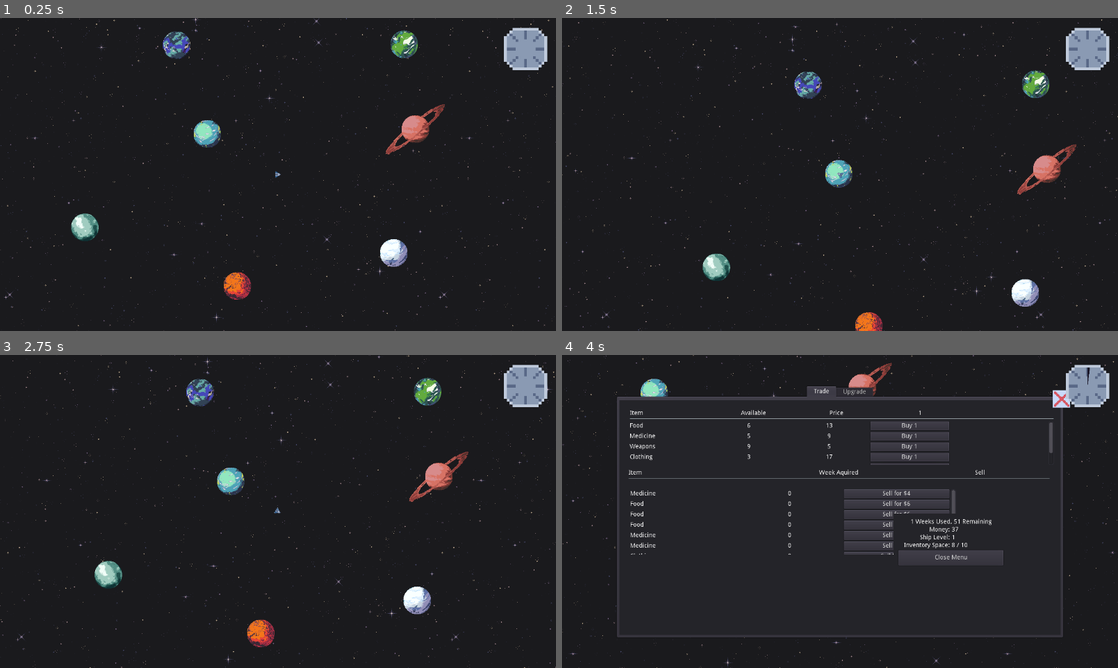
Above: before the commit, frames 1-4 (two rows, left to right).
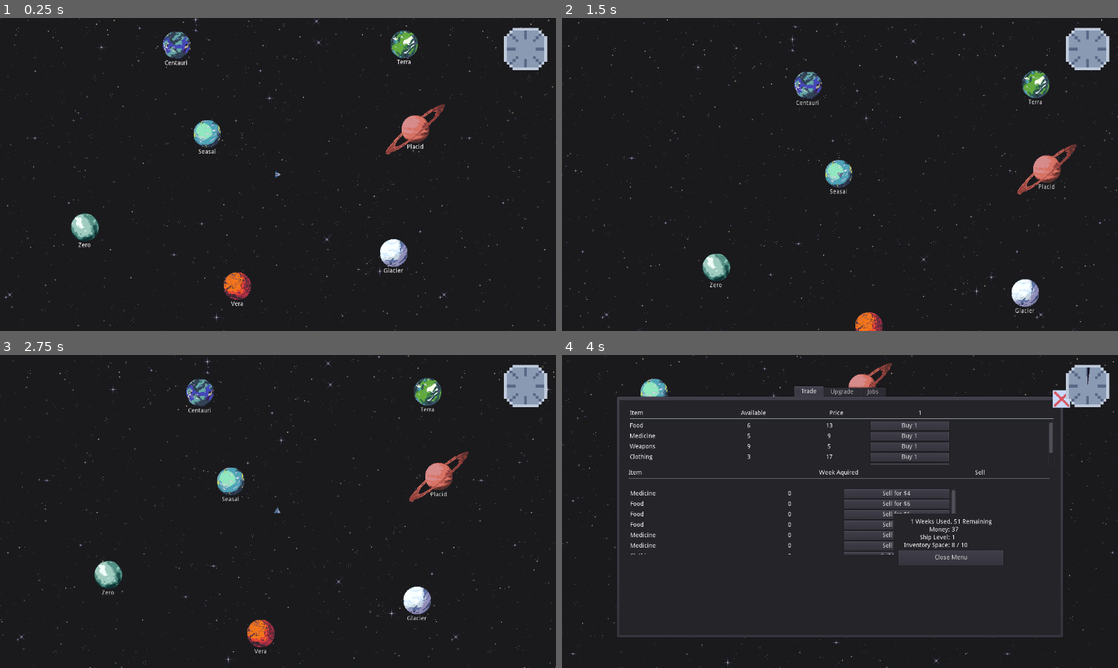
Above: after the commit, the same moments.

Repository: shadowhen/Star-Trader
Game: Godot game, scene res://World.tscn
Same seed, same stepped clock (60 frames per second), same inputs: the game is played once before the commit and once after it.
Inputs (mouse positions are in pixels of both pictures, inside the frame that each line leads up to):
- Up to frame 1 (0.25 s): no input
- Up to frame 2 (1.5 s): tap Enter at 0.5 s; move the mouse to (767, 133) at 0.52 s; press the mouse at (767, 133) at 0.53 s; hold Right (ui_right) 0.53-1.28 s; tap T (trade) at 0.8, 1.35 s; move the mouse to (1017, 71) at 1.27 s; release the mouse at (1017, 71) at 1.28 s; hold Down (ui_down) from 1.28 s (still down)
- Up to frame 3 (2.75 s): click (455, 408) at 1.55 s; tap Space at 2 s; move the mouse to (461, 630) at 2.02 s; release Down (ui_down) at 2.03 s; press the mouse at (461, 630) at 2.03 s; hold Right (ui_right) from 2.03 s (still down); tap T (trade) at 2.3 s
- Up to frame 4 (4 s): move the mouse to (817, 633) at 2.77 s; release Right (ui_right) at 2.78 s; release the mouse at (817, 633) at 2.78 s; hold Up (ui_up) 2.78-3.5 s; tap T (trade) at 2.85 s; click (817, 633) at 3.05 s; click "Buy 1" at 3.5 s

The runs differ from the first frame. In frame 1, 0.2% of the frame differs, in the area x 14-77%, y 13-92%; in frame 2, 0.1%; in frame 3, 0.2%; in frame 4, 0.2%, in the area x 41-59%, y 10-14%.

Commit message:
added missions and planet names

Diff:
--- a/Game.gd
+++ b/Game.gd
@@ -9,6 +9,7 @@
 
 export(int) var player_cash_balance = 100
 export(int) var weeks_left = 52
+export(PackedScene) var popup_template
 
 # These variables are used to upgrade the ship.
 onready var bullet_sprite = get_node("Player/Sprite")
@@ -18,6 +19,9 @@
 var player_tex2 = preload("res://player/player-ship-inventory-2.png")
 
 func _ready():
+	# Randomize seed for random generated jobs
+	randomize()
+
 	for planet in get_tree().get_nodes_in_group("planets"):
 		planet.connect("player_enter", self, "_on_Planet_player_enter")
 		planet.connect("player_exit", self, "_on_Planet_player_exit")
@@ -27,6 +31,28 @@
 			get_node("GUI/SharedUI/Tabs/Upgrade/Container/RightSide/VBoxContainer/Label").text = "Upgrade 1: Inventory +3. 300 monies. "
 		elif player_ship_level == 2:
 			get_node("GUI/SharedUI/Tabs/Upgrade/Container/RightSide/VBoxContainer/Label").text = "Upgrade 1: Inventory +5. 800 monies. "
+
+		# Randomize number of jobs for each planet
+		var num_jobs = randi() % 3
+		for i in range(num_jobs):
+			var reward = 10 + randi() % 41
+			var cargo_space = 1 + randi() % 10
+			var destination = randomize_planet(planet)
+			var created_job = Job.new(reward, cargo_space, destination)
+			planet.available_jobs.push_back(created_job)
+
+	PlayerData.connect("job_removed", self, "_on_PlayerData_job_removed")
+
+# Randomize planet that is not the origin
+func randomize_planet(origin):
+	var planets = get_tree().get_nodes_in_group("planets")
+
+	# Loop until we find a planet that is not the origin
+	while true:
+		# Randomly pick a planet
+		var temp = planets[randi() % len(planets)]
+		if temp != origin:
+			return temp
 
 func _process(delta):
 	if week_timer.is_stopped():
@@ -39,16 +65,25 @@
 	if event.is_action_pressed("trade") and game_state == GameState.DOCKED:
 		shared_ui.visible = not shared_ui.visible
 
-func _on_Planet_player_enter():
+func _on_Planet_player_enter(planet):
 	game_state = GameState.DOCKED
+
 	shared_ui.show()
-	shared_ui.update_info()
+	shared_ui.update_info(planet)
+
+	var complete_jobs = []
+	for job in PlayerData.job_log:
+		if job.destination == planet:
+			complete_jobs.push_back(job)
+	for job in complete_jobs:
+		PlayerData.remove_job(job)
+		job.queue_free()
 
 	# Pause the game timer
 	week_timer.paused = true
 	PlayerData.player_stats["TimeUsed"]["Value"] = clock.value
 
-func _on_Planet_player_exit():
+func _on_Planet_player_exit(planet):
 	game_state = GameState.TRAVEL
 	shared_ui.hide()
 
@@ -103,3 +138,12 @@
 # Declares the game to be game over
 func game_over():
 	print("All weeks are exhausted")
+
+func _on_PlayerData_job_removed(job):
+	var temp = popup_template.instance()
+	print(temp)
+
+	var desc = "Job Complete\nDeliver %s cargo to %s\nReward: %s monies"
+	var desc_args = [job.cargo_space, job.destination.planet_name, job.money_reward]
+	$GUI.add_child(temp)
+	temp.description.text = desc % desc_args
--- a/Singletons/PlayerData.gd
+++ b/Singletons/PlayerData.gd
@@ -1,7 +1,12 @@
 extends Node
+
+signal job_removed(job)
 
 var inv_data = {}
 var player_stats = {}
+
+var job_log = []
+var money setget set_money, get_money
 
 # Called when the node enters the scene tree for the first time.
 func _ready():
@@ -19,10 +24,13 @@
 	stats_data_file.close()
 	player_stats = stats_data_json.result
 
+func set_money(p_money) -> void:
+	PlayerData.player_stats["Money"]["Value"] = p_money
 
+func get_money() -> int:
+	return PlayerData.player_stats["Money"]["Value"]
 
-
-
-# Called every frame. 'delta' is the elapsed time since the previous frame.
-#func _process(delta):
-#	pass
+func remove_job(job : Job):
+	if job_log.has(job):
+		job_log.erase(job)
+		emit_signal("job_removed", job)
--- a/World.tscn
+++ b/World.tscn
@@ -13,9 +13,11 @@
 [ext_resource path="res://planets/art/dry_world.png" type="Texture" id=11]
 [ext_resource path="res://planets/art/strange_world.png" type="Texture" id=12]
 [ext_resource path="res://ui/clock/Clock.tscn" type="PackedScene" id=13]
+[ext_resource path="res://ui/jobs/CompleteJobPopup.tscn" type="PackedScene" id=14]
 
 [node name="World" type="Node2D"]
 script = ExtResource( 5 )
+popup_template = ExtResource( 14 )
 
 [node name="ParallaxBackground" type="ParallaxBackground" parent="."]
 
@@ -44,42 +46,67 @@
 
 [node name="Planet1" parent="Planets" instance=ExtResource( 4 )]
 position = Vector2( -163, -94 )
+planet_name = "Seasal"
 
 [node name="Planet2" parent="Planets" instance=ExtResource( 4 )]
 position = Vector2( 290, -300 )
+planet_name = "Terra"
 
 [node name="Sprite" parent="Planets/Planet2" index="0"]
 texture = ExtResource( 7 )
 
-[node name="Planet3" parent="Planets/Planet2" instance=ExtResource( 4 )]
-position = Vector2( -24, 480 )
+[node name="PlanetLabel" parent="Planets/Planet2" index="3"]
+text = "Terra"
 
-[node name="Sprite" parent="Planets/Planet2/Planet3" index="0"]
+[node name="Planet3" parent="Planets" instance=ExtResource( 4 )]
+position = Vector2( 266, 180 )
+planet_name = "Glacier"
+
+[node name="Sprite" parent="Planets/Planet3" index="0"]
 texture = ExtResource( 8 )
+
+[node name="PlanetLabel" parent="Planets/Planet3" index="3"]
+text = "Glacier"
 
 [node name="Planet4" parent="Planets" instance=ExtResource( 4 )]
 position = Vector2( -94, 256 )
+planet_name = "Vera"
 
 [node name="Sprite" parent="Planets/Planet4" index="0"]
 texture = ExtResource( 9 )
 
+[node name="PlanetLabel" parent="Planets/Planet4" index="3"]
+text = "Vera"
+
 [node name="Planet5" parent="Planets" instance=ExtResource( 4 )]
 position = Vector2( -234, -298 )
+planet_name = "Centauri"
 
 [node name="Sprite" parent="Planets/Planet5" index="0"]
 texture = ExtResource( 12 )
 
+[node name="PlanetLabel" parent="Planets/Planet5" index="3"]
+text = "Centauri"
+
 [node name="Planet6" parent="Planets" instance=ExtResource( 4 )]
 position = Vector2( 316, -105 )
+planet_name = "Placid"
 
 [node name="Sprite" parent="Planets/Planet6" index="0"]
 texture = ExtResource( 10 )
 
+[node name="PlanetLabel" parent="Planets/Planet6" index="3"]
+text = "Placid"
+
 [node name="Planet7" parent="Planets" instance=ExtResource( 4 )]
 position = Vector2( -445, 121 )
+planet_name = "Zero"
 
 [node name="Sprite" parent="Planets/Planet7" index="0"]
 texture = ExtResource( 11 )
+
+[node name="PlanetLabel" parent="Planets/Planet7" index="3"]
+text = "Zero"
 
 [node name="GUI" type="CanvasLayer" parent="."]
 
@@ -102,7 +129,7 @@
 [connection signal="timeout" from="WeekTimer" to="." method="_on_WeekTimer_timeout"]
 
 [editable path="Planets/Planet2"]
-[editable path="Planets/Planet2/Planet3"]
+[editable path="Planets/Planet3"]
 [editable path="Planets/Planet4"]
 [editable path="Planets/Planet5"]
 [editable path="Planets/Planet6"]
--- /dev/null
+++ b/planets/Job.gd
@@ -0,0 +1,12 @@
+extends Node
+
+class_name Job
+
+var money_reward = 0
+var cargo_space = 0
+var destination = null
+
+func _init(reward, cargo_space, destination):
+	self.money_reward = reward
+	self.cargo_space = cargo_space
+	self.destination = destination
--- a/planets/Planet.gd
+++ b/planets/Planet.gd
@@ -1,8 +1,15 @@
 extends Area2D
 
 signal click_move(new_position)
-signal player_enter
-signal player_exit
+signal player_enter(planet)
+signal player_exit(planet)
+
+export(String) var planet_name = ""
+onready var planet_label = $PlanetLabel
+var available_jobs = []
+
+func _ready():
+	planet_label.text = planet_name
 
 func _on_Planet_input_event(viewport, event, shape_idx):
 	if event.is_action_pressed("move"):
@@ -18,7 +25,7 @@
 #	add_child(tradepanel)
 #	get_node("Trade").connect("close_tradepanel", self, "close_tradepanel")
 
-	emit_signal("player_enter")
+	emit_signal("player_enter", self)
 
 
 func _on_Planet_body_exited(body):
@@ -26,4 +33,4 @@
 		return
 	print("leaving " + name)
 	PlayerData.player_stats["CurrentPlanet"]["Value"] = "-1"
-	emit_signal("player_exit")
+	emit_signal("player_exit", self)
--- a/planets/Planet.tscn
+++ b/planets/Planet.tscn
@@ -19,6 +19,20 @@
 [node name="CollisionShape2D" type="CollisionShape2D" parent="."]
 shape = SubResource( 2 )
 
+[node name="Jobs" type="Node" parent="."]
+
+[node name="PlanetLabel" type="Label" parent="."]
+anchor_left = 0.5
+anchor_top = 0.5
+anchor_right = 0.5
+anchor_bottom = 0.5
+margin_left = -53.0
+margin_top = 35.0
+margin_right = 53.0
+margin_bottom = 49.0
+align = 1
+valign = 1
+
 [connection signal="body_entered" from="." to="." method="_on_Planet_body_entered"]
 [connection signal="body_exited" from="." to="." method="_on_Planet_body_exited"]
 [connection signal="input_event" from="." to="." method="_on_Planet_input_event"]
--- a/project.godot
+++ b/project.godot
@@ -7,6 +7,16 @@
 ;   param=value ; assign values to parameters
 
 config_version=4
+
+_global_script_classes=[ {
+"base": "Node",
+"class": "Job",
+"language": "GDScript",
+"path": "res://planets/Job.gd"
+} ]
+_global_script_class_icons={
+"Job": ""
+}
 
 [application]
 
--- a/ui/SharedUI.gd
+++ b/ui/SharedUI.gd
@@ -4,8 +4,11 @@
 
 onready var trade = $Tabs/Trade
 onready var upgrade = $Tabs/Upgrade
+onready var jobs = $Tabs/Jobs
 
-func update_info():
+func update_info(planet):
+	jobs.setup(planet)
+
 	trade.clean()
 	trade.setup()
 
@@ -15,7 +18,7 @@
 
 
 func _on_HideButton_pressed():
-	update_info()
+	#update_info()
 	hide()
 
 
--- a/ui/SharedUI.tscn
+++ b/ui/SharedUI.tscn
@@ -1,9 +1,10 @@
-[gd_scene load_steps=5 format=2]
+[gd_scene load_steps=6 format=2]
 
 [ext_resource path="res://ui/UpgradePanel.tscn" type="PackedScene" id=1]
 [ext_resource path="res://trade/Trade.tscn" type="PackedScene" id=2]
 [ext_resource path="res://ui/SharedUI.gd" type="Script" id=3]
 [ext_resource path="res://ui/x-button.png" type="Texture" id=4]
+[ext_resource path="res://ui/jobs/Jobs.gd" type="Script" id=5]
 
 [node name="SharedUi" type="Control"]
 anchor_left = 0.1
@@ -28,6 +29,45 @@
 
 [node name="Upgrade" parent="Tabs" instance=ExtResource( 1 )]
 visible = false
+margin_left = 4.0
+margin_top = 32.0
+margin_right = -4.0
+margin_bottom = -4.0
+
+[node name="Jobs" type="Control" parent="Tabs"]
+visible = false
+anchor_right = 1.0
+anchor_bottom = 1.0
+margin_left = 4.0
+margin_top = 32.0
+margin_right = -4.0
+margin_bottom = -4.0
+script = ExtResource( 5 )
+
+[node name="Background" type="ColorRect" parent="Tabs/Jobs"]
+anchor_right = 1.0
+anchor_bottom = 1.0
+color = Color( 0.1479, 0.1445, 0.17, 1 )
+
+[node name="Container" type="HBoxContainer" parent="Tabs/Jobs"]
+anchor_right = 1.0
+anchor_bottom = 1.0
+
+[node name="Left" type="VBoxContainer" parent="Tabs/Jobs/Container"]
+margin_right = 502.0
+margin_bottom = 540.0
+size_flags_horizontal = 3
+
+[node name="VSeparator" type="VSeparator" parent="Tabs/Jobs/Container"]
+margin_left = 506.0
+margin_right = 510.0
+margin_bottom = 540.0
+
+[node name="Right" type="VBoxContainer" parent="Tabs/Jobs/Container"]
+margin_left = 514.0
+margin_right = 1016.0
+margin_bottom = 540.0
+size_flags_horizontal = 3
 
 [node name="HideButton" type="TextureButton" parent="."]
 anchor_left = 1.01758
--- /dev/null
+++ b/ui/jobs/AvailableJob.gd
@@ -0,0 +1,25 @@
+extends VBoxContainer
+
+signal take_job(job)
+
+var current_job : Job
+
+func setup(job : Job):
+	current_job = job
+	var format_str = "Deliver %s tons of cargo to %s\nReward: %s monies"
+
+	var destination_name
+	if current_job.destination == null:
+		destination_name = "null"
+	else:
+		destination_name = current_job.destination.planet_name
+
+	var args = [current_job.cargo_space, destination_name, current_job.money_reward]
+	$Description.text = format_str % args
+
+func disable_button():
+	$Button.hide()
+	$Button.disabled = true
+
+func _on_Button_pressed():
+	emit_signal("take_job", self)
--- /dev/null
+++ b/ui/jobs/CompleteJobPopup.gd
@@ -0,0 +1,7 @@
+extends Control
+
+onready var description = $Popup/MarginContainer/Info/Description
+
+func _on_Button_pressed():
+	hide()
+	queue_free()
--- /dev/null
+++ b/ui/jobs/CompleteJobPopup.tscn
@@ -0,0 +1,52 @@
+[gd_scene load_steps=2 format=2]
+
+[ext_resource path="res://ui/jobs/CompleteJobPopup.gd" type="Script" id=1]
+
+[node name="CompleteJobPopup" type="Panel"]
+self_modulate = Color( 1, 1, 1, 0.403922 )
+anchor_right = 1.0
+anchor_bottom = 1.0
+script = ExtResource( 1 )
+
+[node name="Popup" type="Panel" parent="."]
+anchor_left = 0.5
+anchor_top = 0.5
+anchor_right = 0.5
+anchor_bottom = 0.5
+margin_left = -235.0
+margin_top = -152.0
+margin_right = 235.0
+margin_bottom = 152.0
+
+[node name="MarginContainer" type="MarginContainer" parent="Popup"]
+anchor_right = 1.0
+anchor_bottom = 1.0
+margin_left = 96.0
+margin_top = 16.0
+margin_right = -96.0
+margin_bottom = -16.0
+
+[node name="Info" type="VBoxContainer" parent="Popup/MarginContainer"]
+margin_right = 278.0
+margin_bottom = 272.0
+
+[node name="Description" type="Label" parent="Popup/MarginContainer/Info"]
+margin_top = 65.0
+margin_right = 278.0
+margin_bottom = 113.0
+size_flags_vertical = 6
+text = "Job Complete
+Deliver 3 cargo to Placid
+Reward: 30 monies"
+align = 1
+valign = 1
+
+[node name="Button" type="Button" parent="Popup/MarginContainer/Info"]
+margin_top = 182.0
+margin_right = 278.0
+margin_bottom = 272.0
+size_flags_vertical = 3
+size_flags_stretch_ratio = 0.5
+text = "Close"
+
+[connection signal="pressed" from="Popup/MarginContainer/Info/Button" to="." method="_on_Button_pressed"]
--- /dev/null
+++ b/ui/jobs/JobTemplate.tscn
@@ -0,0 +1,22 @@
+[gd_scene load_steps=2 format=2]
+
+[ext_resource path="res://ui/jobs/AvailableJob.gd" type="Script" id=1]
+
+[node name="Job" type="VBoxContainer"]
+margin_right = 502.0
+margin_bottom = 55.0
+script = ExtResource( 1 )
+
+[node name="Description" type="Label" parent="."]
+margin_right = 502.0
+margin_bottom = 31.0
+text = "Deliver 4 tons of cargo to Planet1
+Reward: 32 monies"
+
+[node name="Button" type="Button" parent="."]
+margin_top = 35.0
+margin_right = 502.0
+margin_bottom = 55.0
+text = "Take Job"
+
+[connection signal="pressed" from="Button" to="." method="_on_Button_pressed"]
--- /dev/null
+++ b/ui/jobs/Jobs.gd
@@ -0,0 +1,59 @@
+extends Control
+
+onready var left_side = $Container/Left
+onready var right_side = $Container/Right
+
+onready var job_template = preload("res://ui/jobs/JobTemplate.tscn")
+
+var current_planet = null
+
+func _ready():
+	PlayerData.connect("job_removed", self, "_on_job_removed")
+
+func setup(planet):
+	current_planet = planet
+
+	clear_available_jobs()
+	for job in planet.available_jobs:
+		add_available_job(job)
+
+func clear_available_jobs():
+	var children = left_side.get_children()
+	for child in children:
+		left_side.remove_child(child)
+		child.queue_free()
+
+
+func add_available_job(job : Job):
+	var available_job = job_template.instance()
+	available_job.setup(job)
+	left_side.add_child(available_job)
+
+	available_job.connect("take_job", self, "_on_take_job")
+
+
+func _on_take_job(job):
+	# Move job to the right side
+	left_side.remove_child(job)
+	right_side.add_child(job)
+
+	# Disconnect and remove "take job" button
+	job.disconnect("take_job", self, "_on_take_job")
+	job.disable_button()
+
+	# Store the job into the player's job log
+	PlayerData.job_log.push_back(job.current_job)
+
+	if current_planet != null:
+		current_planet.available_jobs.erase(job.current_job)
+
+func _on_job_removed(job):
+	if job.destination != current_planet:
+		return
+
+	PlayerData.money += job.money_reward
+	for child in right_side.get_children():
+		if child.current_job == job:
+			right_side.remove_child(child)
+			child.queue_free()
+			break
Not shown: 1 places in World.tscn that only renumber resources
